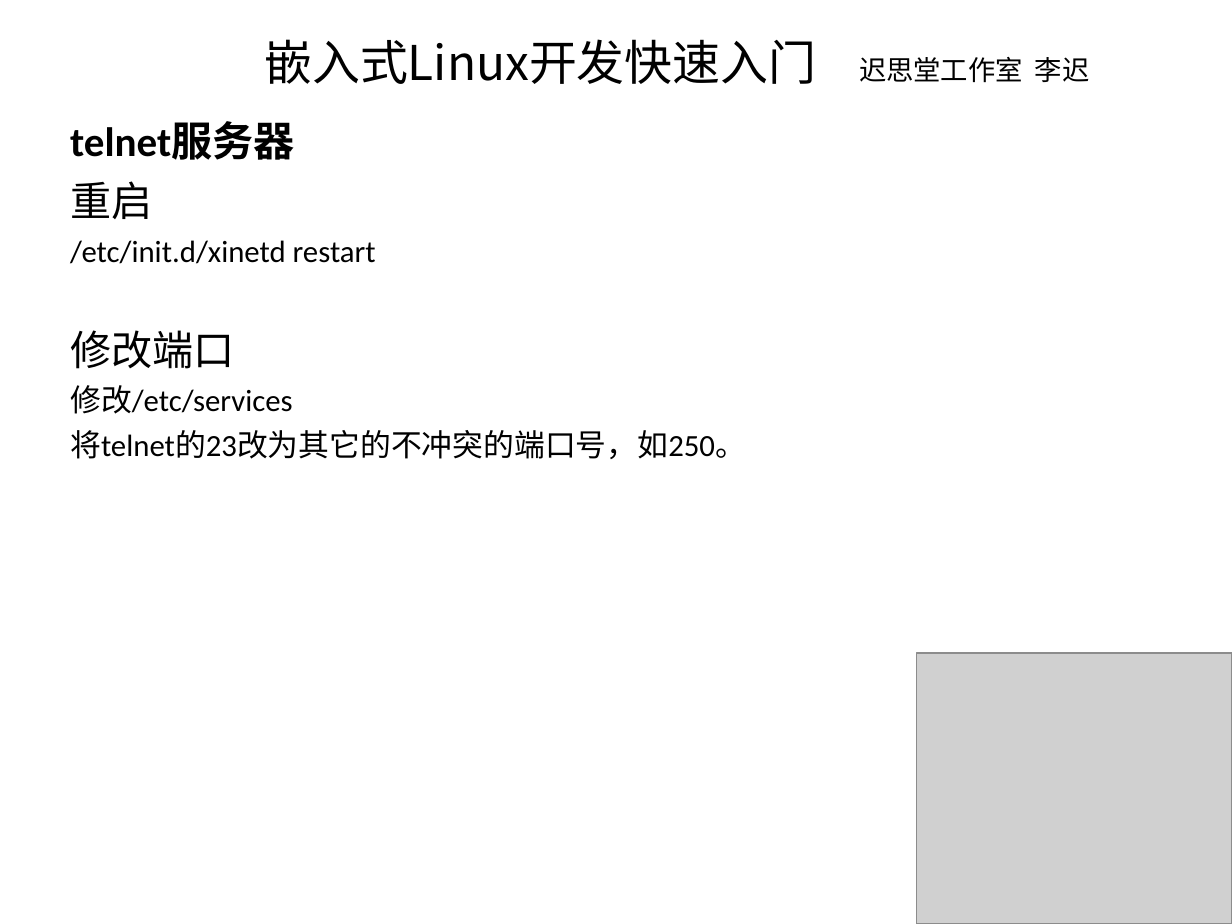
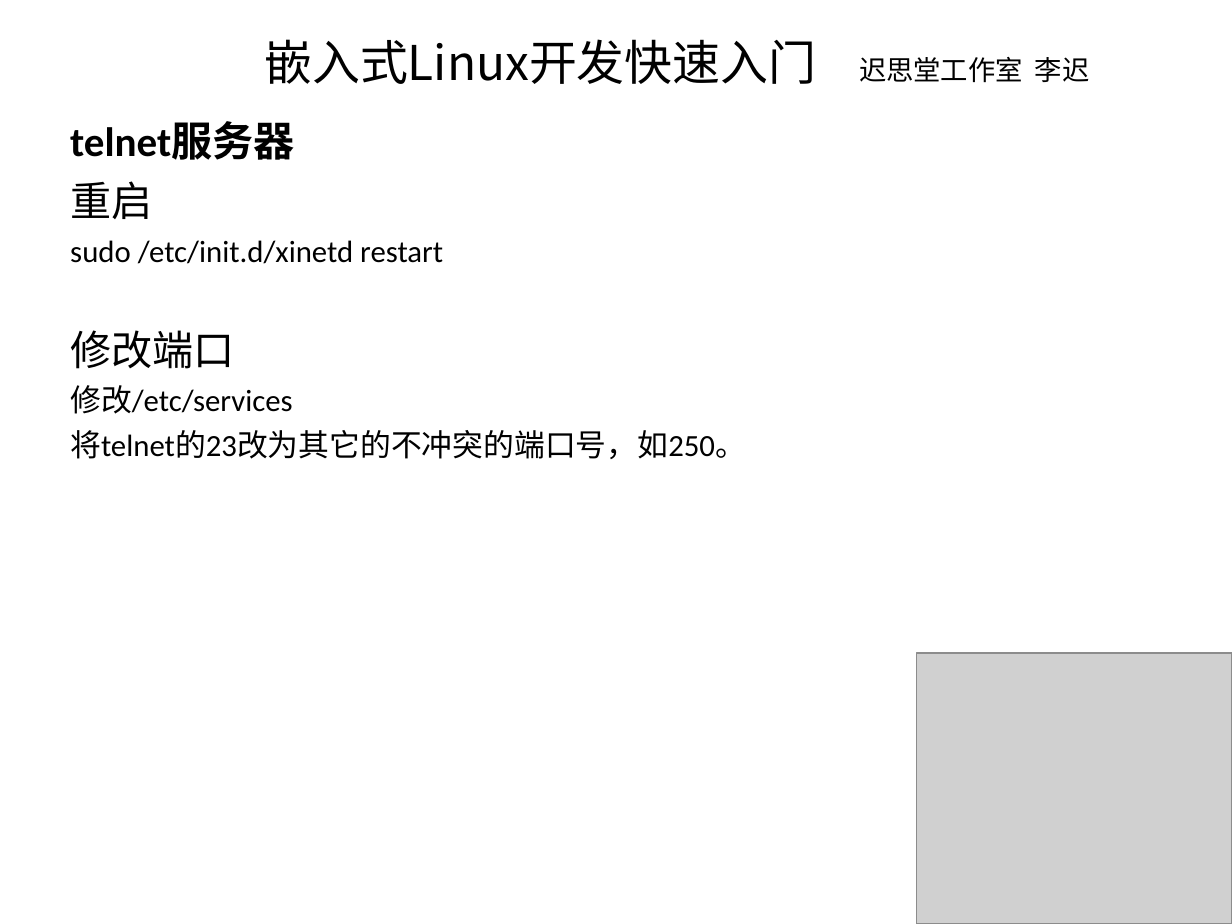
Before and after one commit to latelee/learning-embedded-linux, a slide deck: slide 6 of 3.嵌入式Linux开发快速入门_Linux服务器搭建.ppt. Drawn at 1232x924 pixels with LibreOffice and Linux fonts; fonts in the diff are those of the drawing; grey boxes stand for pictures. Boxes give left, top, right and bottom in pixels: in the first picture for what was removed or moved away, otherwise in the second. Text is boxed around its words. In the diff, an @@ line names an element or a change of style, - is before the commit and + after.

```diff
--- a/3.嵌入式Linux开发快速入门_Linux服务器搭建.ppt
+++ b/3.嵌入式Linux开发快速入门_Linux服务器搭建.ppt
@@ text at bbox=[70, 240, 443, 264]: text changed @@
-/etc/init.d/xinetd restart
+sudo /etc/init.d/xinetd restart
```
Also in this commit, not shown: 3 other slides changed, 1 slide added, 1 other file.
